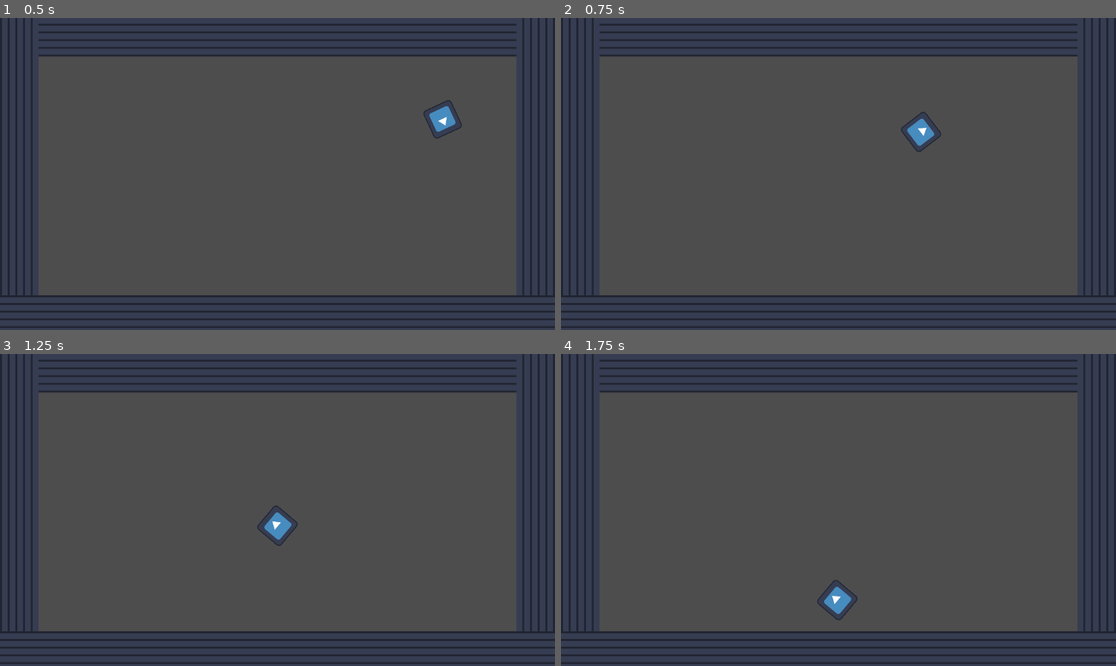
Above: before the commit, frames 1-4 (two rows, left to right).
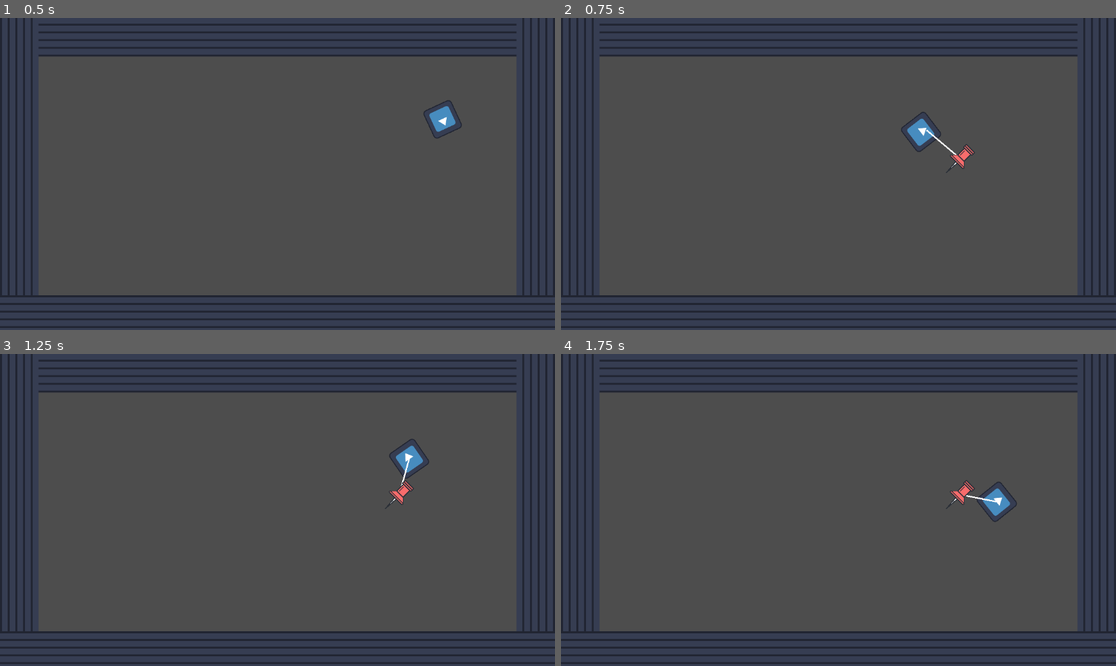
Above: after the commit, the same moments.

Repository: OVOAOVO/hajimi
Game: Godot game, scene res://level/game1.tscn
Two runs of this game, one before a commit and one after it. Both use one fixed random seed, a clock stepped at 60 frames per second and the inputs below. The engine's default icon, where the game draws it, is replaced by a stand-in: a white triangle on a blue panel in a dark square.
Inputs (mouse positions are in pixels of both pictures, inside the frame that each line leads up to):
- Up to frame 1 (0.5 s): no input
- Up to frame 2 (0.75 s): move the mouse to (960, 158) at 0.52 s; click (960, 158) at 0.67 s
- Up to frame 3 (1.25 s): no input
- Up to frame 4 (1.75 s): move the mouse to (727, 525) at 1.27 s; click (727, 525) at 1.42 s

Frame 1 is identical in both runs. In frame 2, 0.2% of the frame differs, in the area x 65-75%, y 35-50%; in frame 3, 0.8%; in frame 4, 0.8%, in the area x 46-83%, y 40-86%.

Commit message:
基础功能

Diff:
--- a/level/game1.tscn
+++ b/level/game1.tscn
@@ -3,10 +3,12 @@
 [ext_resource type="Script" uid="uid://dfoo6pntfo23e" path="res://scripts/CoreLogic.gd" id="1_dquaa"]
 [ext_resource type="PackedScene" uid="uid://c11lsej2wglye" path="res://prefab/cat.tscn" id="2_mxirh"]
 [ext_resource type="PackedScene" uid="uid://c48sunbtl2f8y" path="res://prefab/map.tscn" id="3_ie7yk"]
+[ext_resource type="PackedScene" uid="uid://dig1ptu56oqdy" path="res://prefab/pin.tscn" id="4_mxirh"]
 
 [node name="Game1" type="Node2D" unique_id=180356448]
 script = ExtResource("1_dquaa")
 cat_scene = ExtResource("2_mxirh")
+pin_scene = ExtResource("4_mxirh")
 
 [node name="Camera2D" type="Camera2D" parent="." unique_id=57827177]
 offset = Vector2(576, 324)
--- /dev/null
+++ b/prefab/pin.tscn
@@ -0,0 +1,9 @@
+[gd_scene format=3 uid="uid://dig1ptu56oqdy"]
+
+[ext_resource type="Texture2D" uid="uid://bpralpxdgf21w" path="res://assets/pin.png" id="1_2wmrw"]
+
+[node name="Pin" type="Node2D" unique_id=1978261768]
+
+[node name="Sprite2D" type="Sprite2D" parent="." unique_id=467886639]
+scale = Vector2(0.05, 0.05)
+texture = ExtResource("1_2wmrw")
--- a/scripts/CatController.gd
+++ b/scripts/CatController.gd
@@ -7,8 +7,15 @@
 @export var gravity: float = 980.0               # 重力加速度（仅第一次下落使用）
 @export var max_fall_speed: float = 800.0        # 最大下落速度
 @export var bounce_strength: float = 600.0       # 每次弹跳的固定力度
+@export var orbit_speed: float = 3.0             # 圆周运动角速度（弧度/秒）
 
 var _first_fall: bool = true                     # 是否还在第一次下落中
+
+# 圆周运动状态
+var _orbiting: bool = false
+var _orbit_center: Vector2 = Vector2.ZERO
+var _orbit_radius: float = 0.0
+var _orbit_angle: float = 0.0
 
 
 # ============================================================
@@ -16,6 +23,27 @@
 # ============================================================
 
 func _physics_process(delta: float) -> void:
+	# 圆周运动模式
+	if _orbiting:
+		_orbit_angle += orbit_speed * delta
+		var target_pos := _orbit_center + Vector2(
+			cos(_orbit_angle) * _orbit_radius,
+			sin(_orbit_angle) * _orbit_radius
+		)
+
+		# 用 move_and_collide 检测墙壁碰撞
+		var motion := target_pos - global_position
+		var collision := move_and_collide(motion)
+		if collision:
+			# 碰到墙壁 → 反转圆周方向
+			orbit_speed = -orbit_speed
+			_orbit_angle = (global_position - _orbit_center).angle()
+
+		# 面朝运动切线方向
+		rotation = _orbit_angle + PI / 2.0
+		return
+
+	# 自由弹跳模式
 	if _first_fall:
 		# 第一次下落：受重力加速
 		velocity.y += gravity * delta
@@ -25,8 +53,7 @@
 	move_and_slide()
 
 	# 检测碰撞，沿碰撞面的法线方向反弹
-	var collision_count := get_slide_collision_count()
-	if collision_count > 0:
+	if get_slide_collision_count() > 0:
 		_first_fall = false  # 第一次落地后，不再有重力
 
 		# 取最后一次碰撞的法线（墙壁推你的方向）
@@ -42,3 +69,35 @@
 			cos(angle) * bounce_strength,
 			sin(angle) * bounce_strength
 		)
+
+
+# ============================================================
+# 圆周运动控制（由 CoreLogic 调用）
+# ============================================================
+
+## 开始绕 center 做圆周运动
+func start_orbit(center: Vector2) -> void:
+	_orbiting = true
+	_orbit_center = center
+	_orbit_radius = global_position.distance_to(center)
+	_orbit_angle = (global_position - center).angle()
+	_first_fall = false
+	velocity = Vector2.ZERO
+
+
+## 更新圆周运动中心（Pin 移动时调用）
+func update_orbit_center(center: Vector2) -> void:
+	_orbit_center = center
+	_orbit_radius = global_position.distance_to(center)
+	_orbit_angle = (global_position - center).angle()
+
+
+## 停止圆周运动，回到自由弹跳
+func stop_orbit() -> void:
+	if not _orbiting:
+		return
+	_orbiting = false
+	# 给一个切线方向的初速度，平滑过渡到弹跳
+	var tangent := Vector2(-sin(_orbit_angle), cos(_orbit_angle))
+	velocity = tangent * orbit_speed * _orbit_radius
+	_first_fall = false
--- a/scripts/CoreLogic.gd
+++ b/scripts/CoreLogic.gd
@@ -15,6 +15,7 @@
 # 可配置参数
 # ============================================================
 @export var cat_scene: PackedScene          # 要生成的猫场景
+@export var pin_scene: PackedScene          # Pin 场景
 @export var throw_duration: float = 1.0     # 投掷飞行时间（秒）
 
 # 重力（与 Cat.gd 保持一致）
@@ -22,6 +23,14 @@
 
 # 屏幕中心点（地图 1152×648 的正中央）
 const SCREEN_CENTER := Vector2(576.0, 324.0)
+
+# 当前唯一的 Pin 实例
+var _current_pin: Node2D = null
+# 投掷生成的猫引用（用于连线）
+var _current_cat: Node2D = null
+# 连线节点
+var _line: Line2D = null
+
 
 # ============================================================
 # 生命周期
@@ -31,13 +40,26 @@
 	# 如果没在编辑器中指定 cat_scene，尝试自动加载
 	if cat_scene == null:
 		cat_scene = preload("res://prefab/cat.tscn")
+	if pin_scene == null:
+		pin_scene = preload("res://prefab/pin.tscn")
 
 	# 只生成一次，扔向屏幕中心
 	spawn_and_throw_to_center()
 
 
 func _process(delta: float) -> void:
-	pass
+	_update_line()
+
+
+func _input(event: InputEvent) -> void:
+	if event is InputEventMouseButton and event.pressed:
+		if event.button_index == MOUSE_BUTTON_LEFT:
+			# 左键：没有 Pin 时才创建新的
+			if _current_pin == null:
+				_place_pin(get_global_mouse_position())
+		elif event.button_index == MOUSE_BUTTON_RIGHT:
+			# 右键：删除 Pin，猫恢复自由弹跳
+			_remove_pin()
 
 
 # ============================================================
@@ -59,6 +81,16 @@
 	add_child(cat)
 	cat.position = spawn_pos
 
+	# 记录猫的引用，用于连线
+	_current_cat = cat
+
+	# 创建连线节点
+	if _line == null:
+		_line = Line2D.new()
+		_line.width = 3.0
+		_line.default_color = Color.WHITE
+		add_child(_line)
+
 	# 给 CharacterBody2D 挂载物理脚本，投掷期间先禁用
 	var body := cat.get_node_or_null("CharacterBody2D")
 	if body != null:
@@ -73,6 +105,81 @@
 # ============================================================
 # 内部方法
 # ============================================================
+
+## 在鼠标点击位置放置 Pin（始终只有一个，每次点击移位置）
+func _place_pin(at_position: Vector2) -> void:
+	if pin_scene == null:
+		return
+	if _current_pin == null:
+		_current_pin = pin_scene.instantiate()
+		add_child(_current_pin)
+	_current_pin.position = at_position
+
+	# 让猫绕 Pin 做圆周运动
+	_start_orbit_on_cat(at_position)
+
+
+## 删除 Pin，猫恢复自由弹跳
+func _remove_pin() -> void:
+	if _current_pin == null:
+		return
+	_current_pin.queue_free()
+	_current_pin = null
+
+	# 猫恢复自由弹跳
+	_stop_orbit_on_cat()
+
+
+## 让猫开始/更新圆周运动，绕 center 旋转
+func _start_orbit_on_cat(center: Vector2) -> void:
+	if _current_cat == null or not is_instance_valid(_current_cat):
+		return
+	var body := _current_cat.get_node_or_null("CharacterBody2D")
+	if body == null:
+		return
+
+	if body.get("_orbiting"):
+		# 已经在绕圈，只更新中心
+		body.update_orbit_center(center)
+	else:
+		# 开始绕圈
+		body.start_orbit(center)
+
+
+## 让猫停止圆周运动，恢复自由弹跳
+func _stop_orbit_on_cat() -> void:
+	if _current_cat == null or not is_instance_valid(_current_cat):
+		return
+	var body := _current_cat.get_node_or_null("CharacterBody2D")
+	if body == null:
+		return
+	if body.get("_orbiting"):
+		body.stop_orbit()
+
+
+## 更新 Pin 到 Cat 的连线
+func _update_line() -> void:
+	if _line == null or _current_pin == null or _current_cat == null:
+		if _line != null:
+			_line.clear_points()
+		return
+	if not is_instance_valid(_current_cat):
+		_line.clear_points()
+		_current_cat = null
+		return
+
+	# 获取 Cat 的 CharacterBody2D 世界位置（物理体才是实际位置）
+	var body := _current_cat.get_node_or_null("CharacterBody2D")
+	var cat_pos: Vector2
+	if body != null:
+		cat_pos = body.global_position
+	else:
+		cat_pos = _current_cat.global_position
+
+	_line.clear_points()
+	_line.add_point(_current_pin.position)
+	_line.add_point(cat_pos)
+
 
 ## 随机选择地图四条边之一的外侧位置
 func _random_edge_spawn_pos() -> Vector2:
